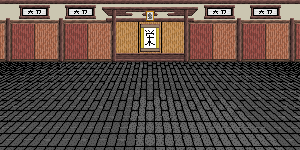
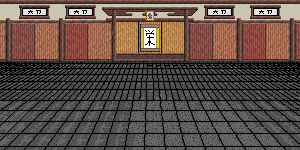
Revision of a layered w=300, h=150 image; what changed, layer by layer:
painted on "background" over [0, 62, 300, 150]
